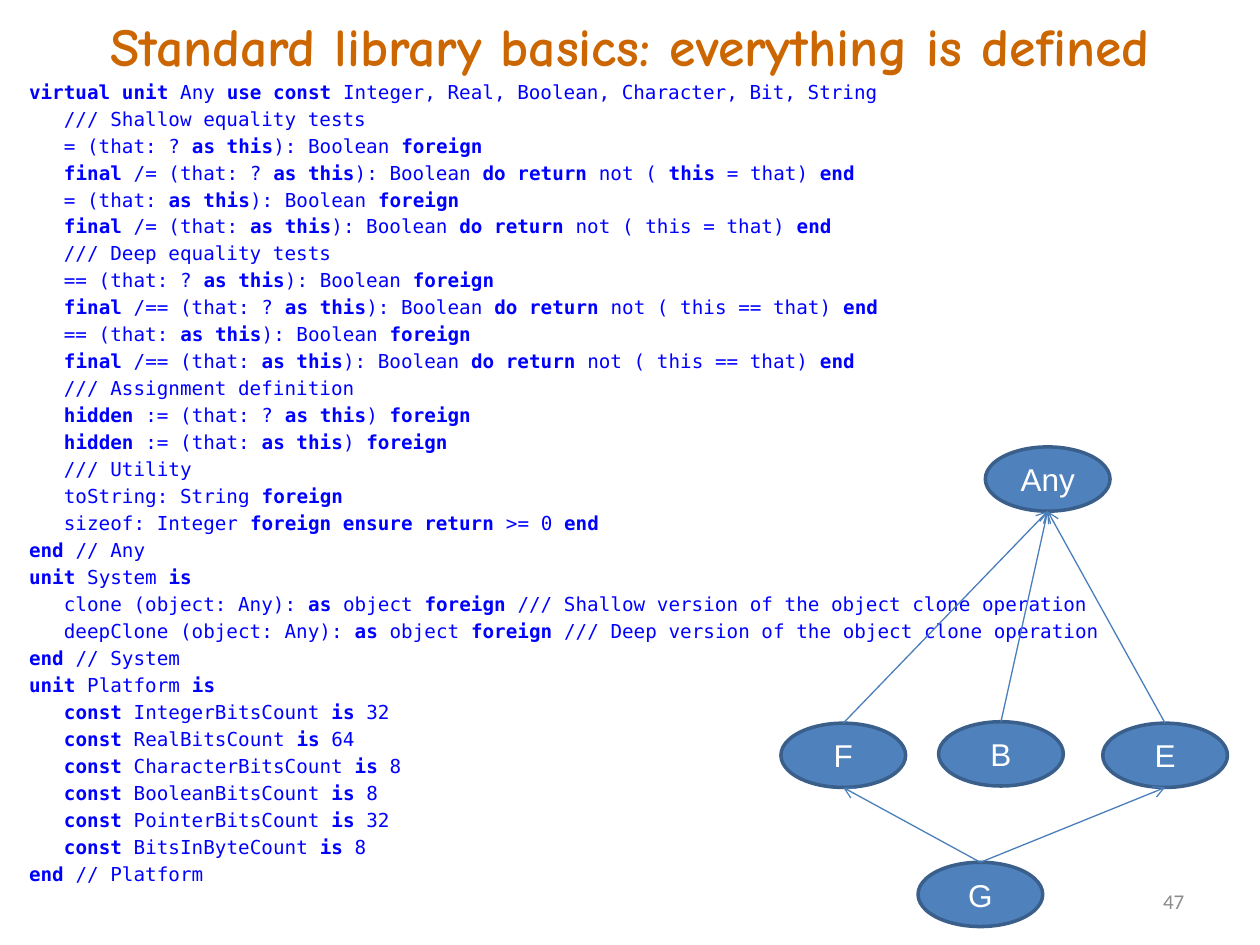
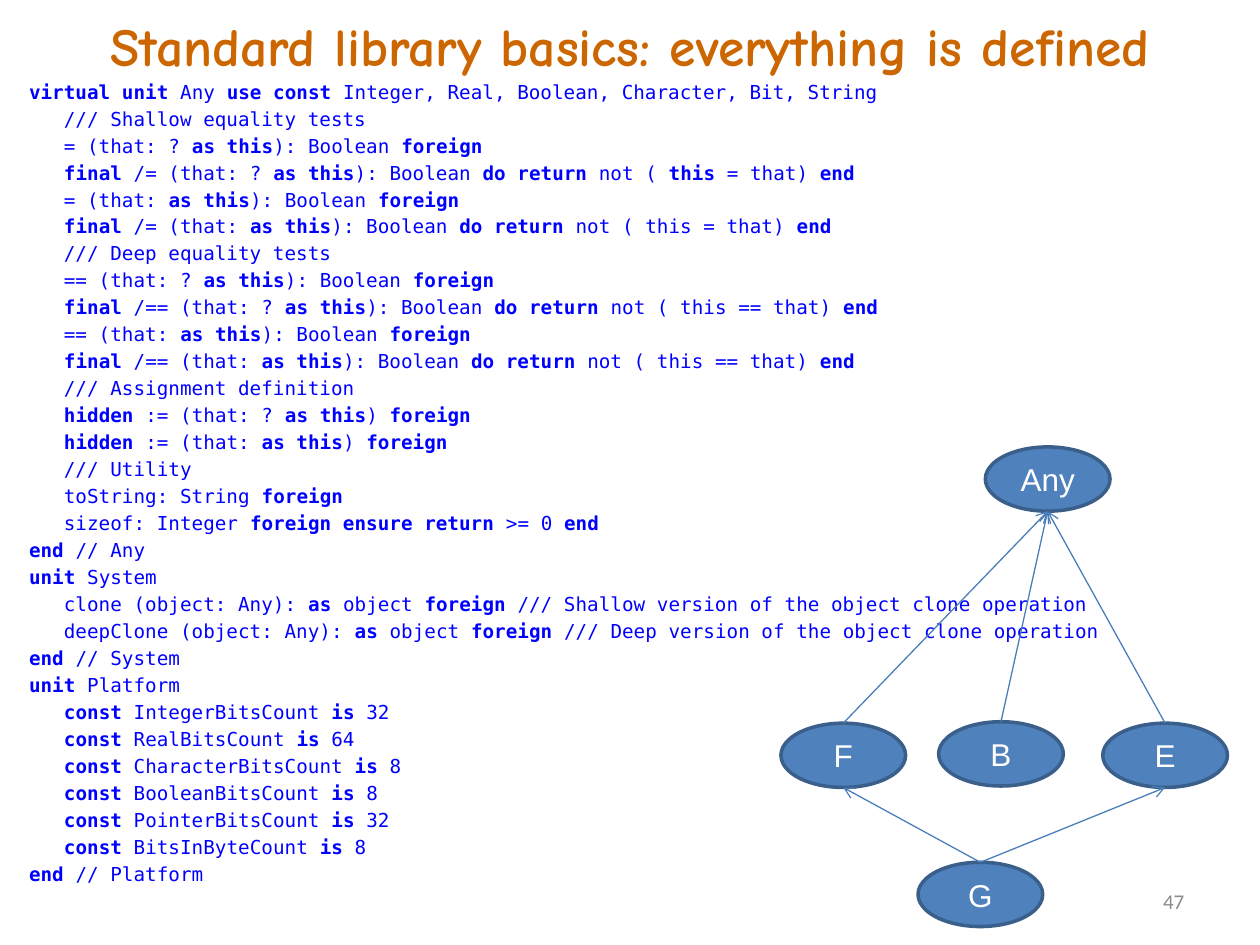
Before and after one commit to akanatov/SLang-, a slide deck: slide 47 of Docs/SLang E# 2022.pptx. Drawn at 1260x945 pixels with LibreOffice and Linux fonts; fonts in the diff are those of the drawing. Boxes give left, top, right and bottom in pixels: in the first picture for what was removed or moved away, otherwise in the second. Text is boxed around its words. In the diff, an @@ line names an element or a change of style, - is before the commit and + after.

Commit message:
names of entities are started with low-case char while unit names are started with upper case one. Scanner and parser updated but AST not yet. New example dining philosophers compiled. SLang specification updated and promo slides as well

```diff
--- a/Docs/SLang E# 2022.pptx
+++ b/Docs/SLang E# 2022.pptx
@@ text at [29, 569, 157, 588]: text changed; bold off @@
-unit System is
+unit System
@@ text at [29, 677, 180, 693]: text changed @@
-unit Platform is
+unit Platform
```
Also in this commit, not shown: 11 other slides changed, 7 other files.
